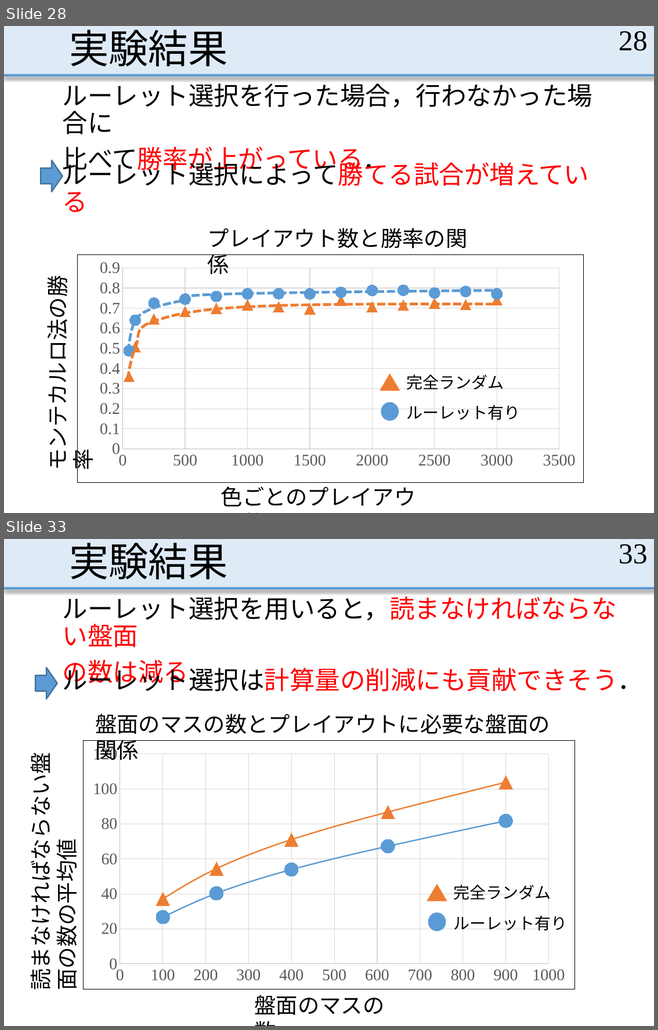
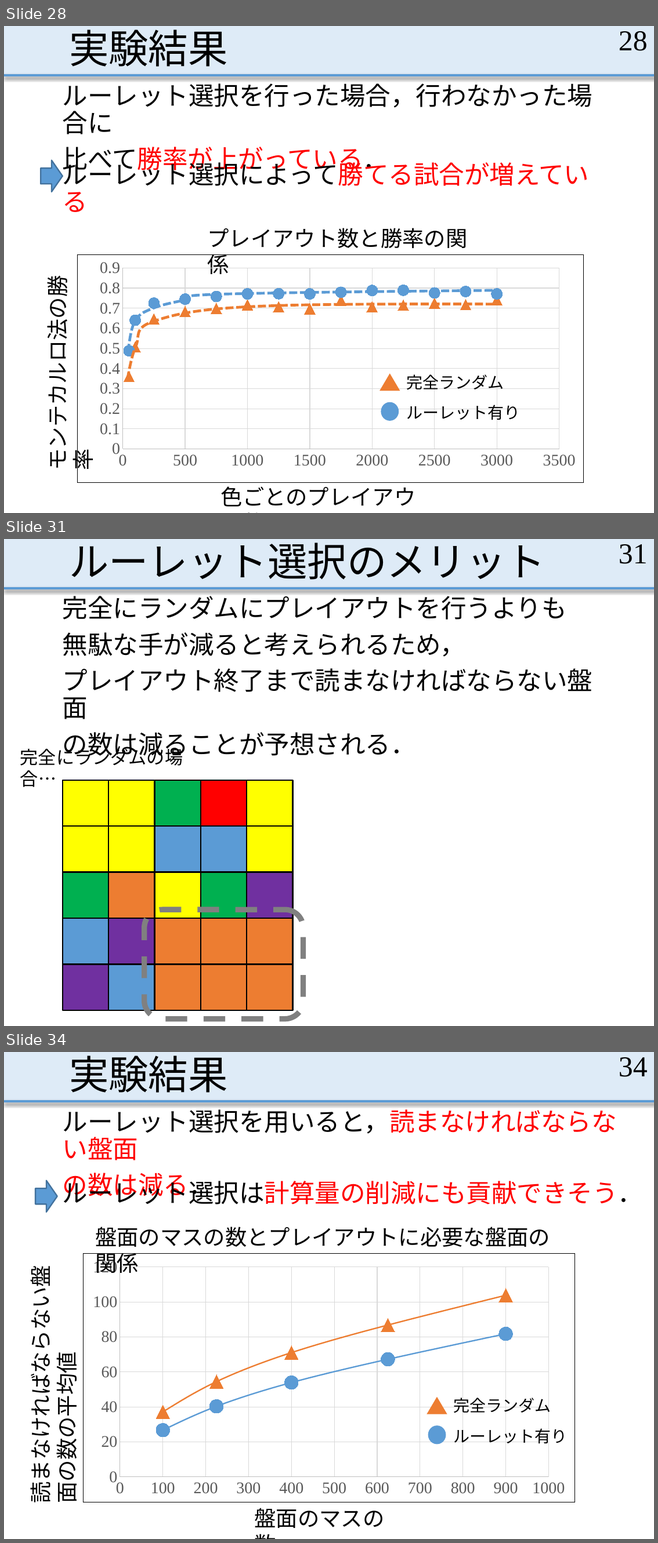
Before and after one commit to MasayaOda/SR, a slide deck: 190702oda.pptx. Shown one above the other, each under a label of ours: slides 28 and 33 before the commit, slides 28, 31 and 34 after it; the slides between them are not shown. The pictures are 658x1030 and 658x1543 pixels, drawn with LibreOffice and Linux fonts; fonts in the diff are those of the drawing. Boxes give left, top, right and bottom in pixels: in the first picture for what was removed or moved away, otherwise in the second. Text is boxed around its words. In the diff, an @@ line names an element or a change of style, - is before the commit and + after.

```diff
--- a/190702oda.pptx
+++ b/190702oda.pptx
@@ slide 31 added at [4, 539, 654, 1026], background #FFFFFF; not listed: 2 template elements that a slide beside it also shows @@
@@ title added at [69, 542, 545, 580], 44 pt, text #000000 @@
+ルーレット選択のメリット
@@ page number added at [618, 544, 647, 564], 32 pt, text #000000 @@
+31
@@ text added at [63, 592, 592, 760], 28 pt, text #000000 @@
+完全にランダムにプレイアウトを行うよりも
+無駄な手が減ると考えられるため，
+プレイアウト終了まで読まなければならない盤面
+の数は減ることが予想される．
@@ text added at [20, 745, 183, 766], 20 pt, text #000000 @@
+完全にランダムの場合…
@@ rounded rectangle added at [144, 910, 303, 1019], outline #808080 6 pt dashed @@
@@ group added at [63, 780, 292, 1011]: 25 rectangles @@
@@ what was slide 33 is now slide 34 @@
@@ page number at [618, 1057, 647, 1077]: text changed @@
-33
+34
```
Also in this commit, not shown: 8 slides changed.
